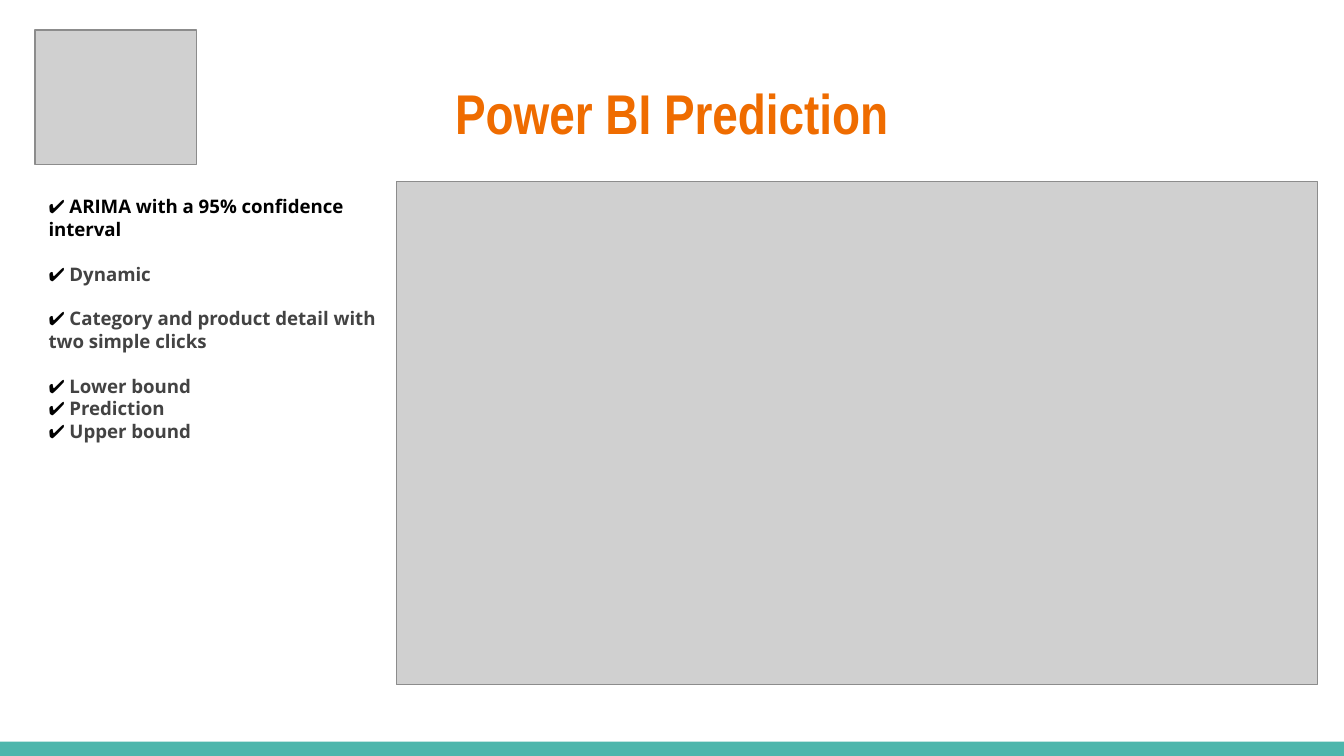
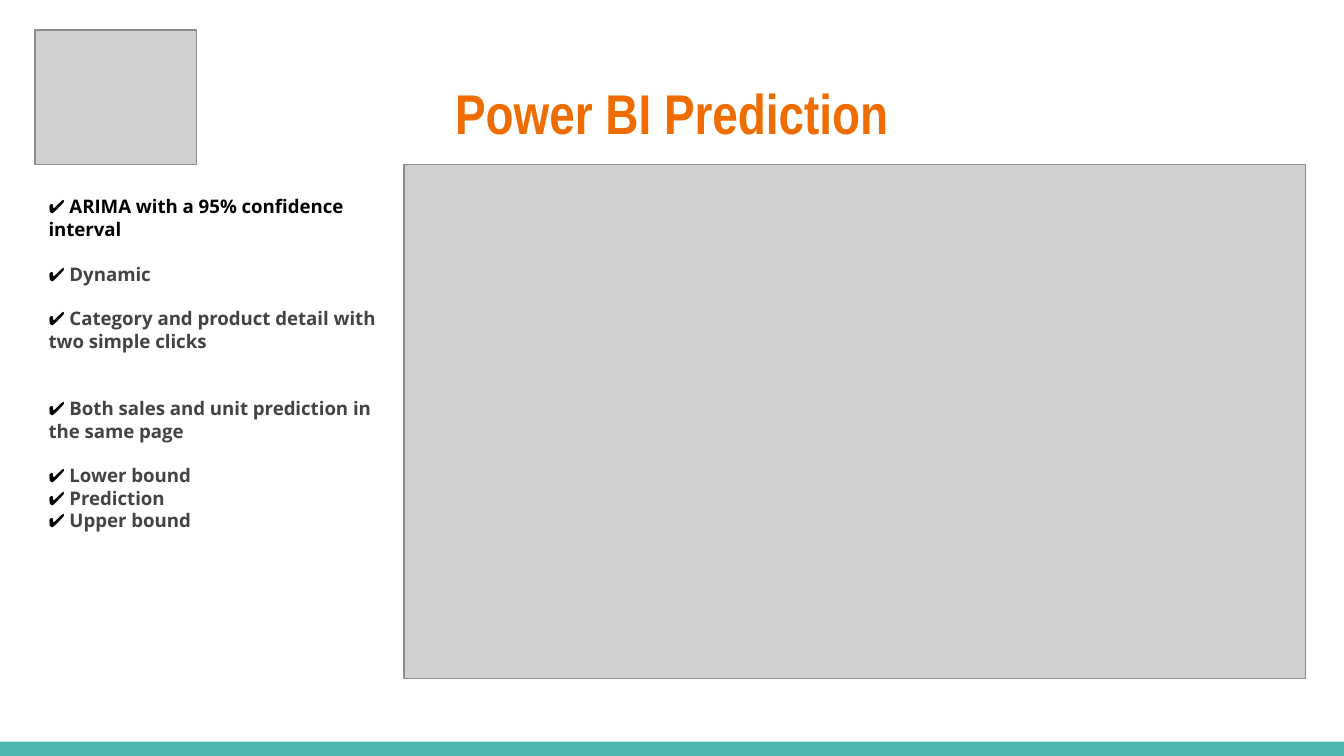
Before and after one commit to victortg1988/finalprojectIH_bikehopsalesprediction, a slide deck: slide 8 of Sales Prediction - Final Project (1).pptx. Drawn at 1344x756 pixels with LibreOffice and Linux fonts; fonts in the diff are those of the drawing; grey boxes stand for pictures. Boxes give left, top, right and bottom in pixels: in the first picture for what was removed or moved away, otherwise in the second. Text is boxed around its words. In the diff, an @@ line names an element or a change of style, - is before the commit and + after.

```diff
--- a/Sales Prediction - Final Project (1).pptx
+++ b/Sales Prediction - Final Project (1).pptx
@@ picture: place and size @@
-picture at (396, 181, 1317, 684)
+picture at (403, 164, 1305, 679)
@@ text at (49, 401, 371, 443): paragraph added @@
+✔️ Both sales and unit prediction in the same page
```
Also in this commit, not shown: 4 other slides changed, 1 other file.
